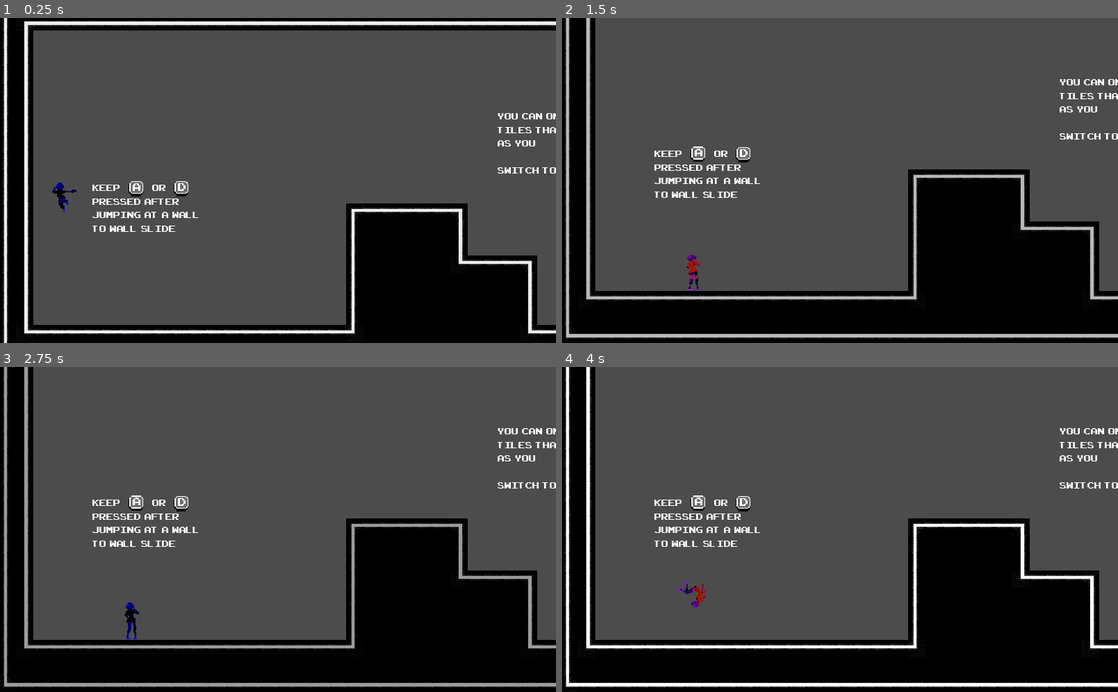
Above: before the commit, frames 1-4 (two rows, left to right).
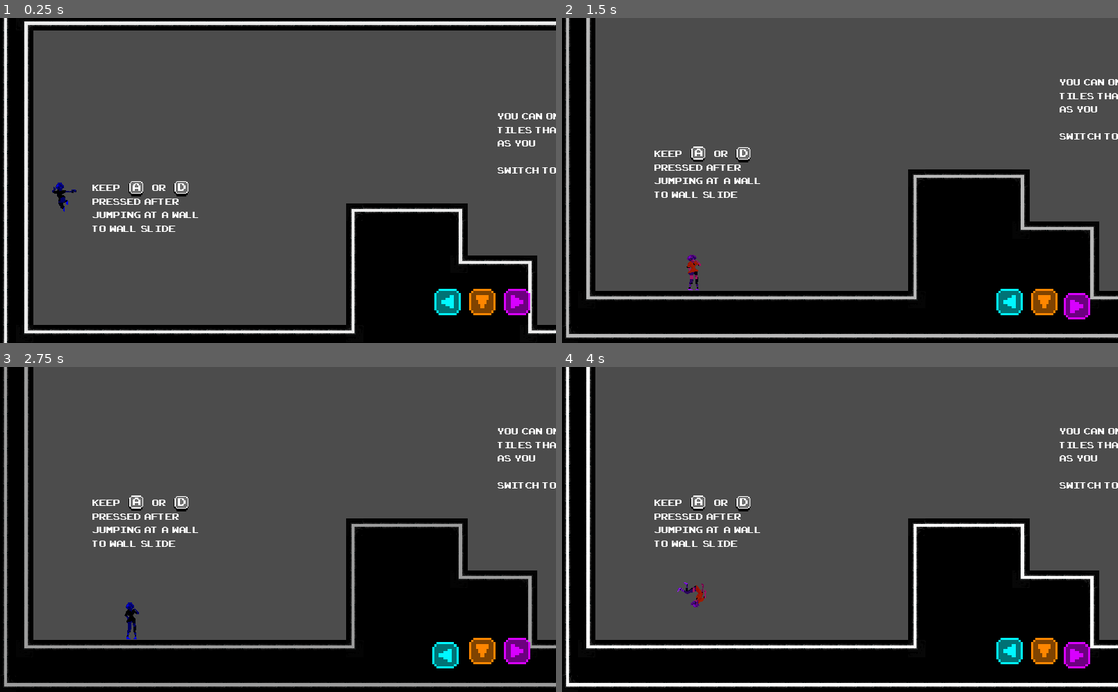
Above: after the commit, the same moments.

Repository: ivancdlarrain/olaGames
Game: Godot game, scene res://scenes/Tutorials/Tutorial 2.tscn
Same seed, same stepped clock (60 frames per second), same inputs: the game is played once before the commit and once after it. This scene is started directly instead of the project's main scene.
Inputs:
- Up to frame 1 (0.25 s): no input
- Up to frame 2 (1.5 s): hold Space (special) 0.53-1.28 s; hold Right (ui_right) from 0.53 s (still down); tap W (WASD_up) at 0.77 s; tap Space (special) at 1.35 s
- Up to frame 3 (2.75 s): tap W (WASD_up) at 1.52 s; release Right (ui_right) at 2.03 s; hold Left (ui_left) from 2.03 s (still down); hold Space (special) from 2.03 s (still down)
- Up to frame 4 (4 s): release Left (ui_left) at 2.78 s; release Space (special) at 2.78 s; hold Right (ui_right) from 2.78 s (still down); tap Space (special) at 2.85 s; tap W (WASD_up) at 3.02, 3.77 s; hold Space (special) from 3.53 s (still down)

The runs differ from the first frame. In frame 1, 1.1% of the frame differs, in the area x 78-96%, y 83-93%; in frame 2, 1.1%; in frame 3, 1.1%; in frame 4, 1.1%.

Commit message:
added HUD for color switch
- hud represents pressing of keys

Diff:
--- /dev/null
+++ b/assets/hud/switchhud.tscn
@@ -0,0 +1,27 @@
+[gd_scene load_steps=3 format=2]
+
+[ext_resource path="res://scripts/hud/switchhud.gd" type="Script" id=1]
+[ext_resource path="res://assets/sprites/hud/keys2 separadas.png" type="Texture" id=2]
+
+[node name="HUD" type="Node2D"]
+script = ExtResource( 1 )
+
+[node name="left" type="Sprite" parent="."]
+position = Vector2( 24, 8 )
+scale = Vector2( 2, 2 )
+texture = ExtResource( 2 )
+hframes = 6
+
+[node name="down" type="Sprite" parent="."]
+position = Vector2( 56, 8 )
+scale = Vector2( 2, 2 )
+texture = ExtResource( 2 )
+hframes = 6
+frame = 2
+
+[node name="right" type="Sprite" parent="."]
+position = Vector2( 88, 8 )
+scale = Vector2( 2, 2 )
+texture = ExtResource( 2 )
+hframes = 6
+frame = 4
--- a/scenes/Tutorials/Tutorial 2.tscn
+++ b/scenes/Tutorials/Tutorial 2.tscn
@@ -10,6 +10,7 @@
 [ext_resource path="res://assets/ruletiles/Trampolin.tscn" type="PackedScene" id=8]
 [ext_resource path="res://assets/ruletiles/Button.tscn" type="PackedScene" id=9]
 [ext_resource path="res://assets/Area2D scenes/Portal.tscn" type="PackedScene" id=10]
+[ext_resource path="res://assets/hud/switchhud.tscn" type="PackedScene" id=11]
 
 [sub_resource type="DynamicFont" id=1]
 size = 24
@@ -263,5 +264,11 @@
 [node name="Trampolin" parent="RuleTiles" instance=ExtResource( 8 )]
 modulate = Color( 0, 0.972549, 1, 1 )
 position = Vector2( 5120.23, 508.185 )
+
+[node name="CanvasLayer" type="CanvasLayer" parent="."]
+
+[node name="CenterContainer" parent="CanvasLayer" instance=ExtResource( 11 )]
+position = Vector2( 776, 512 )
+scale = Vector2( 2, 2 )
+[connection signal="body_entered" from="TriggerAreas/Area2D" to="WallJump Instruction" method="_on_Area2D_body_entered"]
 [connection signal="body_entered" from="TriggerAreas/Area2D" to="WallJump Instruction/up" method="_on_Area2D_body_entered"]
-[connection signal="body_entered" from="TriggerAreas/Area2D" to="WallJump Instruction" method="_on_Area2D_body_entered"]
--- /dev/null
+++ b/scripts/hud/switchhud.gd
@@ -0,0 +1,28 @@
+extends Node2D
+
+onready var lkey = $left
+onready var dkey = $down
+onready var rkey = $right
+
+func _hold_key(key):
+	key.frame += 1
+
+func _release_key(key):
+	key.frame -= 1
+
+func _physics_process(delta):
+	#Pressing key
+	if Input.is_action_just_pressed("ui_left"):
+		_hold_key(lkey)
+	if Input.is_action_just_pressed("ui_down"):
+		_hold_key(dkey)
+	if Input.is_action_just_pressed("ui_right"):
+		_hold_key(rkey)
+
+	#Releasing key
+	if Input.is_action_just_released("ui_left"):
+		_release_key(lkey)
+	if Input.is_action_just_released("ui_down"):
+		_release_key(dkey)
+	if Input.is_action_just_released("ui_right"):
+		_release_key(rkey)
--- a/scripts/levels scripts/Tutorial2 scripts/WallJump Instruction.gd
+++ b/scripts/levels scripts/Tutorial2 scripts/WallJump Instruction.gd
@@ -10,6 +10,6 @@
 
 func _on_Area2D_body_entered(body):
 	if !done:
-		$Tween.interpolate_property(self, "modulate:a", 0, 255, 1.0, Tween.TRANS_SINE, Tween.EASE_IN)
+		$Tween.interpolate_property(self, "modulate:a", 0, 1, 1.0 , Tween.TRANS_SINE, Tween.EASE_IN)
 		$Tween.start()
 		done = true
Not shown: 1 places in scenes/Tutorials/Tutorial 2.tscn that only renumber resources
